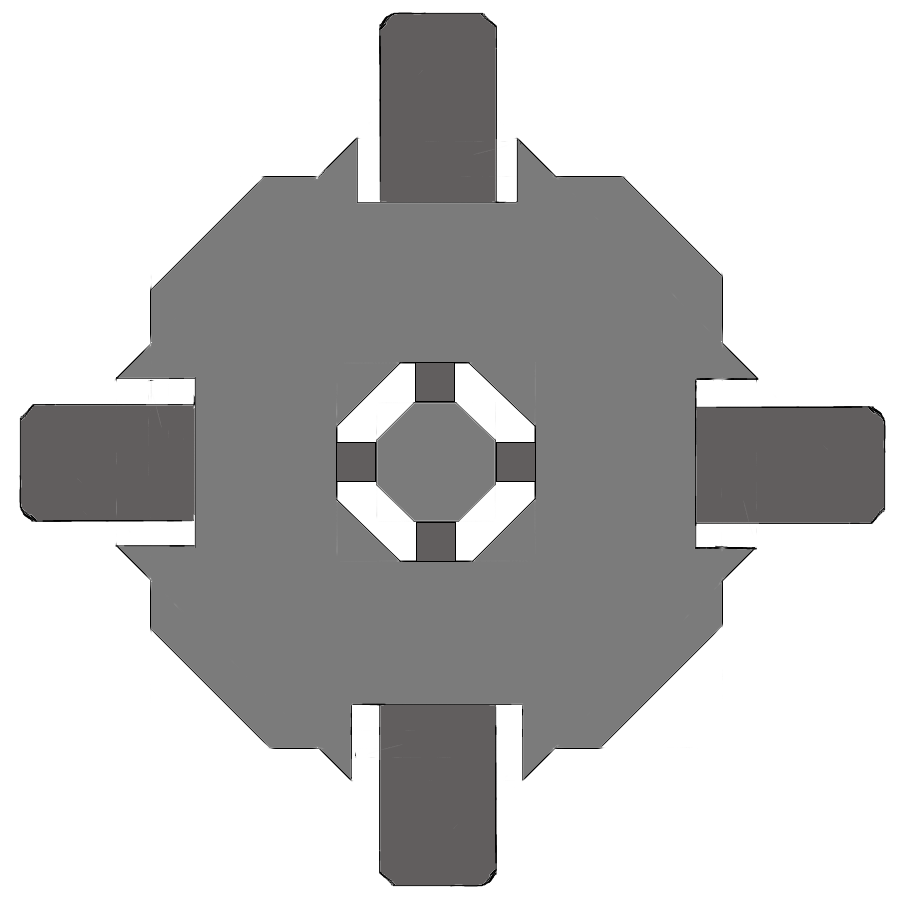
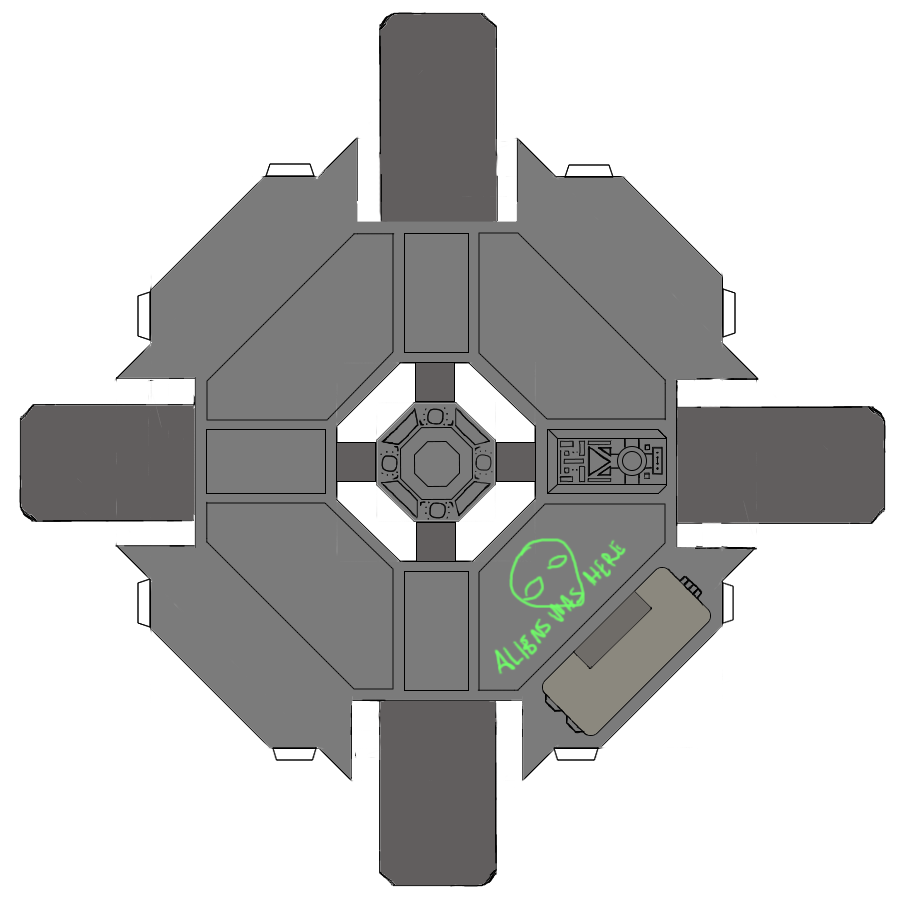
Layer changes from the first w=900, h=900 image to the second:
added layer "alien" above "Shape 17" over left=493, top=537, right=627, bottom=676
added layer "Shape 17" above "Shape 14" over left=542, top=567, right=711, bottom=736
added layer "Shape 14" above "boosters" over left=547, top=429, right=667, bottom=494
added layer "boosters" above "Layer 7" over left=137, top=163, right=736, bottom=761
added layer "Layer 7" above "Layer 3" over left=206, top=232, right=666, bottom=691
moved "Layer 3" above "Layer 2", painted on it over left=137, top=141, right=736, bottom=886
added layer "Layer 2" above "Polygon 1" over left=420, top=501, right=454, bottom=520
added layer "Polygon 1" above "Layer 1" over left=414, top=441, right=460, bottom=487
added layer "Layer 1" above "Shape 8 copy 2" over left=380, top=407, right=493, bottom=519
added layer "Shape 8 copy 2" above "Shape 8 copy" over left=404, top=233, right=469, bottom=353
added layer "Shape 8 copy" above "Shape 8" over left=404, top=571, right=469, bottom=691
added layer "Shape 8" above "Shape 4 copy" over left=206, top=429, right=326, bottom=494
renamed "Shape 4" to "base", painted on it over left=137, top=141, right=736, bottom=886
